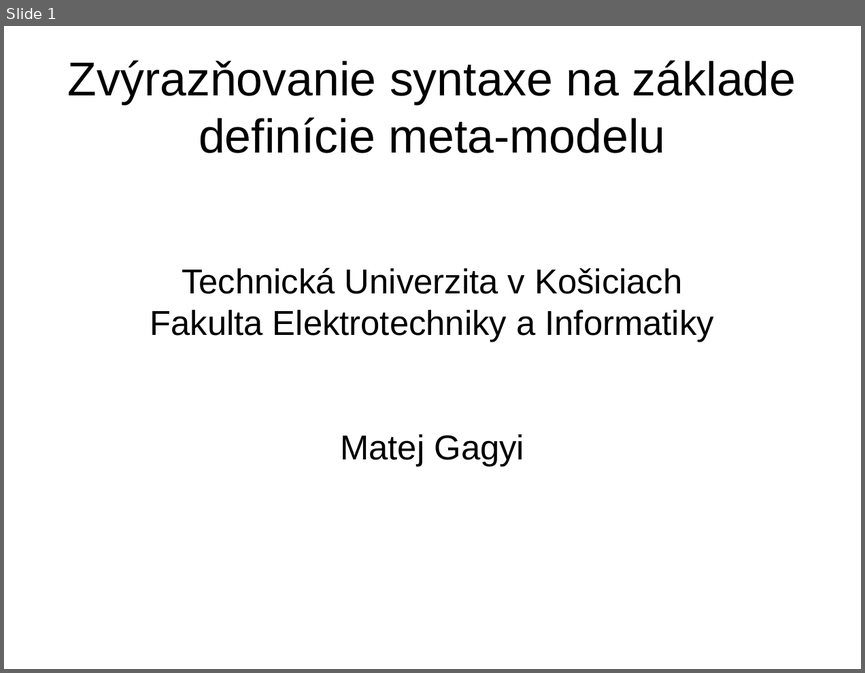
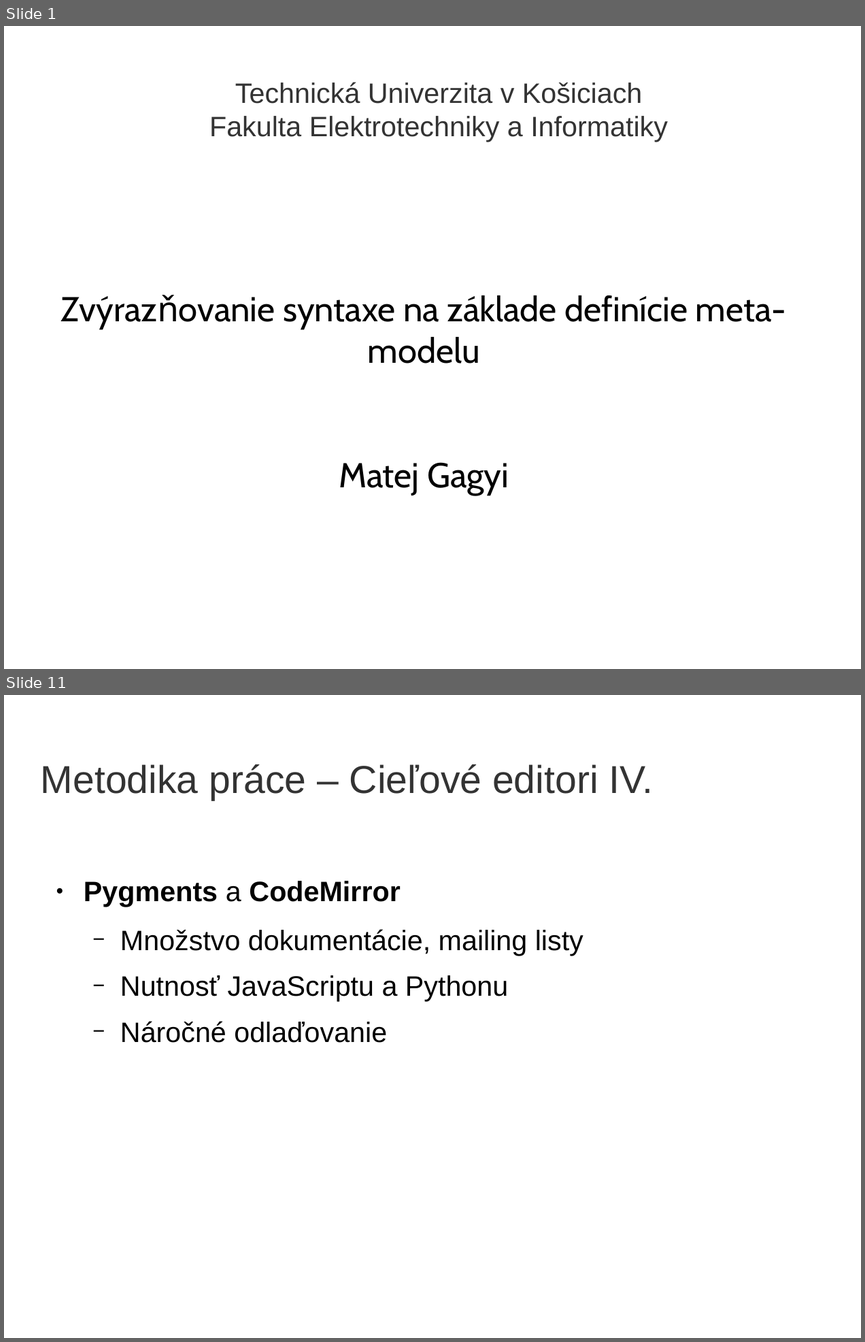
Before and after one commit to yin/syntaxer, a slide deck: obhajoba/bc2014-obhajoba15-prezentacia.odp. Shown one above the other, each under a label of ours: slide 1 before the commit, slides 1 and 11 after it; the slides between them are not shown. The pictures are 865x673 and 865x1342 pixels, drawn with LibreOffice and Linux fonts; fonts in the diff are those of the drawing; background and template pictures are left out. Boxes give left, top, right and bottom in pixels: in the first picture for what was removed or moved away, otherwise in the second. Text is boxed around its words. In the diff, an @@ line names an element or a change of style, - is before the commit and + after.

```diff
--- a/obhajoba/bc2014-obhajoba15-prezentacia.odp
+++ b/obhajoba/bc2014-obhajoba15-prezentacia.odp
@@ slide 11 added at box(4, 695, 861, 1338), background picture (left out) @@
@@ title added at box(41, 764, 653, 800), 36 pt, text #333333 @@
+Metodika práce – Cieľové editori IV.
@@ text added at box(84, 881, 583, 1042), 26 pt, text #000000 @@
+● Pygments a CodeMirror
+  − Množstvo dokumentácie, mailing listy
+  − Nutnosť JavaScriptu a Pythonu
+  − Náročné odlaďovanie
@@ slide 1 changed as well @@
@@ title at box(209, 82, 668, 142): text changed; size 32 to 26 pt; text colour #000000 to #333333 @@
-Technická Univerzita v Košiciach
-Fakulta Elektrotechniky a Informatiky
-Matej Gagyi
+Technická Univerzita v Košiciach
+Fakulta Elektrotechniky a Informatiky
@@ subtitle "Zvýrazňovanie syntaxe na základe definície ...": place and size @@
-subtitle "Zvýrazňovanie syntaxe na základe definície ..." at box(68, 60, 796, 153)
+subtitle "Zvýrazňovanie syntaxe na základe definície ..." at box(283, 295, 787, 495)
@@ subtitle at box(283, 295, 787, 363): size 44 to 32 pt, font Arial to Cabin in "Zvýrazňovanie syntaxe na základe definície meta-modelu" @@
@@ subtitle at box(339, 462, 509, 495): paragraph added @@
+Matej Gagyi
```
Also in this commit, not shown: 2 other slides changed, 31 other slides added, 7 slides removed, 31 other files.
